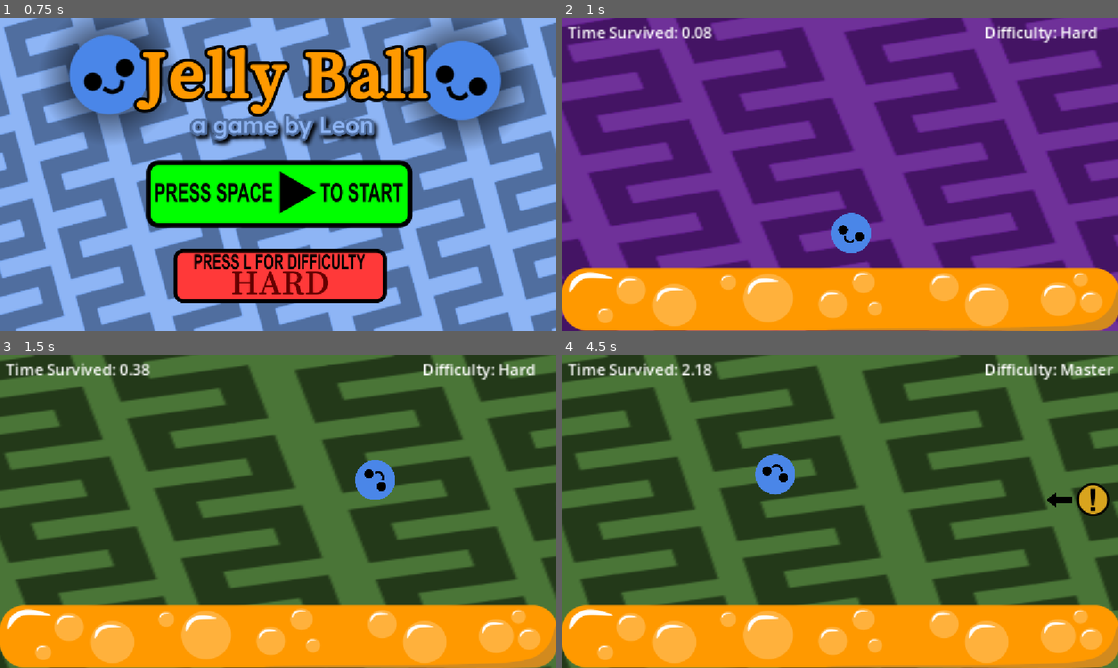
Above: before the commit, frames 1-4 (two rows, left to right).
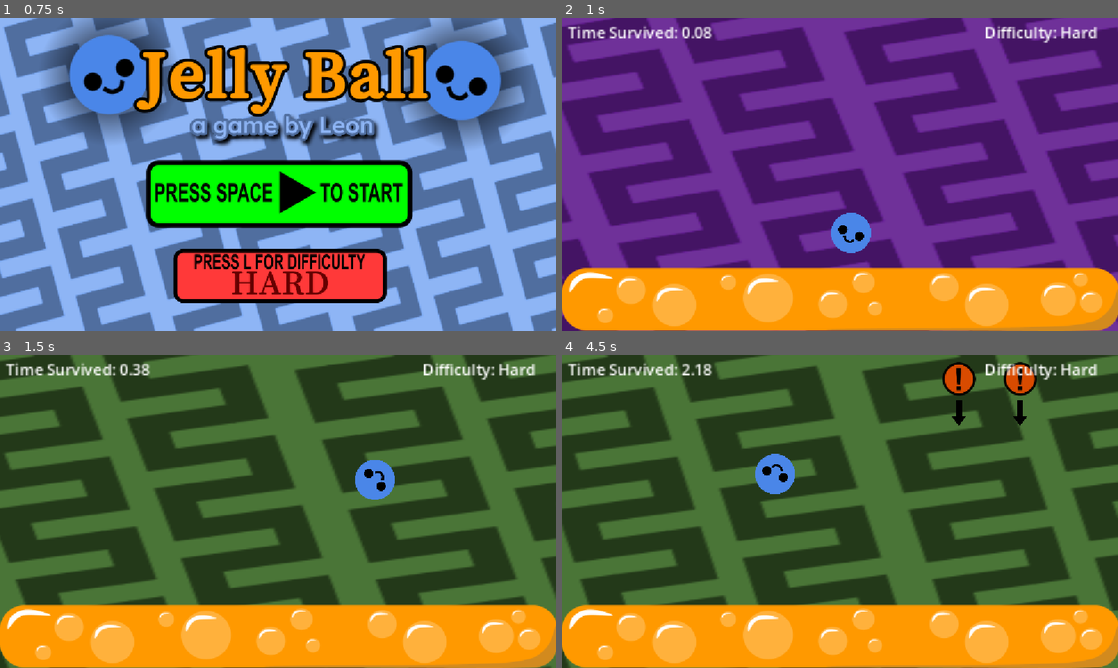
Above: after the commit, the same moments.

Repository: fiercepob/bouncy-game
Game: Godot game, scene res://main.tscn
The game is run twice, just before and just after one commit, with the same random seed, the same clock (stepped at 60 frames per second) and the same inputs.
Inputs:
- Up to frame 1 (0.75 s): hold D from 0.53 s (still down); hold L from 0.53 s (still down)
- Up to frame 2 (1 s): keep holding D; keep holding L; tap Space at 0.77, 0.8 s
- Up to frame 3 (1.5 s): tap Space at 1.07, 1.35 s; release D at 1.28 s; release L at 1.28 s; hold A from 1.28 s (still down)
- Up to frame 4 (4.5 s): tap Space at 1.52, 1.82, 2.3, 3.02, 3.32 s; tap L at 1.55, 2.85, 4.35 s; release A at 2.03 s; hold D 2.03-2.78 s; hold L 2.03-2.78 s; hold W 2.78-3.53 s; hold Space 3.53-4.28 s; hold A from 3.53 s (still down)

Frame 1 is identical in both runs. In frame 2, less than 0.1% of the frame differs, in the area x 48-56%, y 62-76%; in frame 3, less than 0.1%; in frame 4, 2.1%, in the area x 34-100%, y 2-52%.

Commit message:
Add files via upload

Diff:
--- /dev/null
+++ b/death_screen.gd
@@ -0,0 +1,15 @@
+extends Sprite2D
+
+func _ready():
+	await $"../Player".gameEnd
+	visible = true
+	$scoreDisplay.text = str(snapped(Global.gameScore, 0.01))
+	$scoreDisplay.visible = true
+
+var gameEnded = false
+func _on_player_game_end() -> void:
+		gameEnded = true
+func _process(delta):
+	if gameEnded:
+		if Input.is_key_pressed(KEY_L):
+				get_tree().reload_current_scene()
--- a/lasers.gd
+++ b/lasers.gd
@@ -1,14 +1,16 @@
 extends Area2D
 
 func _ready():
+	await $"../Menu".gameStart
+
 	var minInterval = 0
 	var maxInterval = 0
 	if Global.difficulty == 1:
-		minInterval = 2
-		maxInterval = 4
-	else:
-		minInterval = 0
-		maxInterval = 0
+		minInterval = 1
+		maxInterval = 3
+	elif Global.difficulty == 2:
+		minInterval = 1
+		maxInterval = 1
 	var xPos = 0
 	var yPos = 0
 	var heatInterval = 1
@@ -17,15 +19,11 @@
 	elif Global.difficulty == 2:
 		heatInterval = 1
 	else:
-		heatInterval = 0.7
+		heatInterval = 0.6
 	var direction = "a"
-	var laserLifetime = 0.5
-	if Global.difficulty == 1:
-		laserLifetime = 0.4
-	elif Global.difficulty == 2:
-		laserLifetime = 0.6
-	else:
-		laserLifetime = 0.9
+	var laserLifetime = 0.4
+	if Global.difficulty == 3:
+		laserLifetime = 0.7
 
 	while not get_tree().paused:
 		await get_tree().create_timer(randi_range(minInterval,maxInterval)).timeout
--- /dev/null
+++ b/lasers_2.gd
@@ -0,0 +1,79 @@
+extends Area2D
+
+func _ready():
+	await $"../Menu".gameStart
+	if Global.difficulty == 3 or Global.difficulty == 2:
+		pass
+	else:
+		process_mode = Node.PROCESS_MODE_DISABLED
+		visible = false
+	var minInterval = 0
+	var maxInterval = 0
+	if Global.difficulty == 2:
+		minInterval = 1
+		maxInterval = 1
+	var xPos = 0
+	var yPos = 0
+	var heatInterval = 0.6
+	if Global.difficulty == 2:
+		heatInterval = 1
+	var direction = "a"
+	var laserLifetime = 0.4
+	if Global.difficulty == 3:
+		laserLifetime = 0.7
+
+	while not get_tree().paused:
+		await get_tree().create_timer(randi_range(minInterval,maxInterval)).timeout
+		var i = randi_range(0,5)
+		if i > 2:
+			xPos = randi_range(100,1090)
+			yPos = 50
+			direction = "top"
+		else:
+			if i == 1:
+				xPos = 1100
+				direction = "right"
+			else:
+				xPos = 50
+				direction = "left"
+			yPos = randi_range(100, 475)
+
+		rotation = 0.0
+		position = Vector2(xPos, yPos)
+		$warning.modulate = Color(0.25,0.75,0.25,1.0)
+		$warning.visible = true
+		if direction == "top":
+			$arrow.rotation_degrees = 90.0
+			$arrow.position = Vector2(0, 70)
+		elif direction == "left":
+			$arrow.rotation_degrees = 0.0
+			$arrow.position = Vector2(70, 0)
+		else:
+			$arrow.rotation_degrees = 180.0
+			$arrow.position = Vector2(-70, 0)
+		$arrow.visible = true
+		await get_tree().create_timer(heatInterval).timeout
+		$warning.modulate = Color(1.0, 0.76, 0.14, 1.0)
+		await get_tree().create_timer(heatInterval).timeout
+		$warning.modulate = Color(1.0, 0.349, 0.0, 1.0)
+		await get_tree().create_timer(heatInterval).timeout
+		$warning.modulate = Color(1.0, 0.0, 0.0, 1.0)
+		await get_tree().create_timer(heatInterval).timeout
+		$warning.visible = false
+		$arrow.visible = false
+
+		if direction == "top":
+			rotation_degrees = 90.0
+			$laser.flip_h = false
+			position = Vector2(xPos, 576)
+		elif direction == "left":
+			rotation = 0.0
+			$laser.flip_h = false
+			position = Vector2(580, yPos)
+		elif direction == "right":
+			rotation = 0.0
+			$laser.flip_h = true
+			position = Vector2(580, yPos)
+		$laser.visible = true
+		await get_tree().create_timer(laserLifetime).timeout
+		$laser.visible = false
--- a/main.tscn
+++ b/main.tscn
@@ -10,6 +10,7 @@
 [ext_resource type="Texture2D" uid="uid://csnnv2b4s5bs0" path="res://danger.png" id="8_5vw27"]
 [ext_resource type="Texture2D" uid="uid://cn2t3dvhdb4oh" path="res://laser.png" id="9_kek77"]
 [ext_resource type="Texture2D" uid="uid://cc1dyjtc5bw3f" path="res://laser (2).png" id="10_efxa6"]
+[ext_resource type="Script" uid="uid://dmgvgoe2vcikn" path="res://lasers_2.gd" id="11_cegan"]
 [ext_resource type="Script" uid="uid://dsgej6vuewkl0" path="res://menu.gd" id="11_dg77c"]
 [ext_resource type="Script" uid="uid://c8fu271k2nfn1" path="res://difficulty_display.gd" id="11_yaehf"]
 [ext_resource type="Script" uid="uid://m1oopa7wlbwb" path="res://time_display.gd" id="12_074og"]
@@ -18,6 +19,8 @@
 [ext_resource type="Texture2D" uid="uid://b02q6mod4f35c" path="res://menu/easy difficulty.png" id="14_w48qg"]
 [ext_resource type="Texture2D" uid="uid://bxqtmfpdhvwjk" path="res://menu/hard difficulty.png" id="15_2cqfq"]
 [ext_resource type="Texture2D" uid="uid://dey2pksyi0tws" path="res://menu/master difficulty.png" id="16_yaehf"]
+[ext_resource type="Texture2D" uid="uid://budy13mmjsok" path="res://backgrounds/death screen (2).png" id="20_getpj"]
+[ext_resource type="Script" uid="uid://dwlh7llo4bm82" path="res://death_screen.gd" id="21_getpj"]
 
 [sub_resource type="RectangleShape2D" id="RectangleShape2D_7nn88"]
 size = Vector2(1181.5, 136)
@@ -109,6 +112,33 @@
 texture = ExtResource("10_efxa6")
 
 [node name="CollisionShape2D" type="CollisionShape2D" parent="Lasers" unique_id=253487011]
+position = Vector2(3, -2)
+shape = SubResource("RectangleShape2D_lc3uk")
+
+[node name="Lasers2" type="Area2D" parent="." unique_id=215328598]
+script = ExtResource("11_cegan")
+
+[node name="warning" type="Sprite2D" parent="Lasers2" unique_id=1336162831]
+visible = false
+modulate = Color(0.23137255, 0.7294118, 0.25882354, 1)
+scale = Vector2(0.7, 0.7)
+texture = ExtResource("8_5vw27")
+
+[node name="laser" type="Sprite2D" parent="Lasers2" unique_id=1758775704]
+visible = false
+scale = Vector2(1.21, 1.21)
+texture = ExtResource("9_kek77")
+region_enabled = true
+region_rect = Rect2(0, 0, 958, 102.56529)
+
+[node name="arrow" type="Sprite2D" parent="Lasers2" unique_id=967828875]
+visible = false
+position = Vector2(-3.0349617, 68.615585)
+rotation = 1.5707964
+scale = Vector2(0.31789115, 0.3037751)
+texture = ExtResource("10_efxa6")
+
+[node name="CollisionShape2D" type="CollisionShape2D" parent="Lasers2" unique_id=1184560165]
 position = Vector2(3, -2)
 shape = SubResource("RectangleShape2D_lc3uk")
 
@@ -157,7 +187,27 @@
 position = Vector2(580, 540)
 texture = ExtResource("16_yaehf")
 
+[node name="DeathScreen" type="Sprite2D" parent="." unique_id=730548355]
+visible = false
+position = Vector2(584.667, 325.5)
+scale = Vector2(1.239, 1.239)
+texture = ExtResource("20_getpj")
+script = ExtResource("21_getpj")
+
+[node name="scoreDisplay" type="Label" parent="DeathScreen" unique_id=984800668]
+visible = false
+modulate = Color(0, 0, 0, 1)
+texture_filter = 1
+offset_left = 93.89267
+offset_top = 18.96695
+offset_right = 132.02829
+offset_bottom = 41.96936
+scale = Vector2(4, 4)
+text = "9.50"
+
 [connection signal="body_entered" from="Trampoline" to="Player" method="_on_ground_body_entered"]
+[connection signal="gameEnd" from="Player" to="DeathScreen" method="_on_player_game_end"]
 [connection signal="body_entered" from="LeftWall" to="Player" method="_on_left_wall_body_entered"]
 [connection signal="body_entered" from="RightWall" to="Player" method="_on_right_wall_body_entered"]
 [connection signal="body_entered" from="Lasers" to="Player" method="_on_lasers_body_entered"]
+[connection signal="body_entered" from="Lasers2" to="Player" method="_on_lasers_body_entered"]
--- a/menu.gd
+++ b/menu.gd
@@ -4,9 +4,8 @@
 
 func _ready():
 	get_tree().paused = true
-
 	var time = 0.0
-	var keyReleased = true
+	var keyReleased = false
 
 	while true:
 		await get_tree().create_timer(0.02).timeout
@@ -25,6 +24,7 @@
 			Global.gameRunning = true
 			get_tree().paused = false
 			gameStart.emit()
+			break
 
 		if Input.is_key_pressed(KEY_L):
 			if Global.difficulty == 3 and keyReleased == true:
--- a/player.gd
+++ b/player.gd
@@ -1,4 +1,6 @@
 extends CharacterBody2D
+
+signal gameEnd
 
 var jumps = 0
 var xVel = 0
@@ -11,6 +13,9 @@
 var wallBounceStrength = 20
 var jumpStrength = 14
 var releasedJump = true
+
+func _ready():
+	$Sprite2D.position = Vector2(580, 427)
 
 func _physics_process(delta):
 	if Input.is_key_pressed(KEY_A):
@@ -40,4 +45,4 @@
 func _on_lasers_body_entered(body: Node2D) -> void:
 	if $"../Lasers/laser".visible:
 		Global.gameRunning = false
-		get_tree().paused = true
+		gameEnd.emit()
--- a/project.godot
+++ b/project.godot
@@ -10,7 +10,7 @@
 
 [application]
 
-config/name="Bouncing Game"
+config/name="Jelly Ball"
 run/main_scene="uid://buliek7js4qsx"
 config/features=PackedStringArray("4.7", "GL Compatibility")
 config/icon="res://icon.svg"
--- a/time_display.gd
+++ b/time_display.gd
@@ -7,3 +7,4 @@
 		await get_tree().create_timer(0.01).timeout
 		timer += 0.01
 		text = "Time Survived: " + str(snapped(timer, 0.01))
+		Global.gameScore = timer
Binary file added: backgrounds/death screen (2).png
Not shown, added: backgrounds/death screen (2).png.import
Not shown, added: death_screen.gd.uid
Not shown, added: lasers_2.gd.uid
